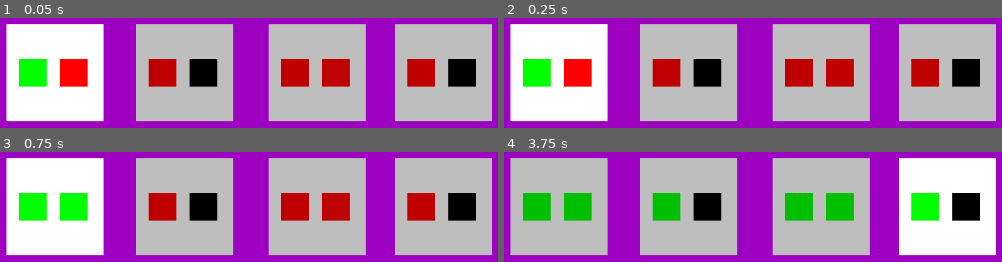
Above: before the commit, frames 1-4 (two rows, left to right).
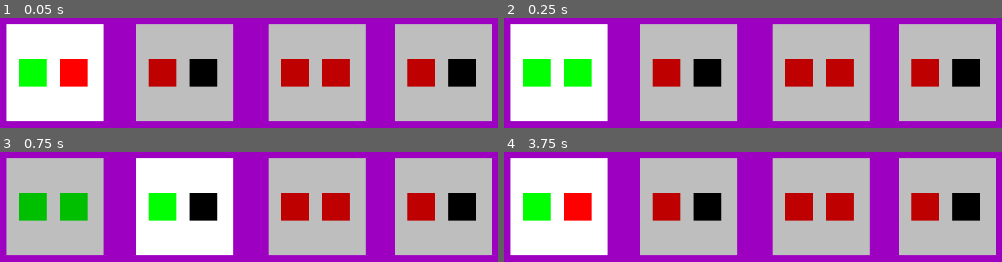
Above: after the commit, the same moments.

Repository: firesmoker/rhythmcards
Game: Godot game, scene res://game.tscn
Two runs of this game, one before a commit and one after it. Both use one fixed random seed, a clock stepped at 60 frames per second and the inputs below.
Inputs:
- Up to frame 1 (0.05 s): no input
- Up to frame 2 (0.25 s): no input
- Up to frame 3 (0.75 s): no input
- Up to frame 4 (3.75 s): tap Enter at 3.5 s

Frame 1 is identical in both runs. In frame 2, 1.4% of the frame differs, in the area x 12-18%, y 37-63%; in frame 3, 33%; in frame 4, 37%, in the area x 1-99%, y 5-94%.

Commit message:
play music, synced music position to current round

Diff:
--- a/game.tscn
+++ b/game.tscn
@@ -1,7 +1,8 @@
-[gd_scene load_steps=5 format=3 uid="uid://c386ovsjclktc"]
+[gd_scene load_steps=6 format=3 uid="uid://c386ovsjclktc"]
 
 [ext_resource type="Script" uid="uid://j3wnbwulmccx" path="res://scripts/game.gd" id="1_80nbo"]
 [ext_resource type="PackedScene" uid="uid://degsnrielqyat" path="res://scenes/note_card.tscn" id="2_e2o6t"]
+[ext_resource type="AudioStream" uid="uid://dn6wwh6tih3ey" path="res://music/badguy_135_full.wav" id="3_feb5d"]
 
 [sub_resource type="StyleBoxFlat" id="StyleBoxFlat_e2o6t"]
 bg_color = Color(0.616551, 0.001236, 0.758741, 1)
@@ -47,4 +48,8 @@
 notes = Array[float]([0.25])
 beat_num = 4
 
+[node name="MusicPlayer" type="AudioStreamPlayer" parent="."]
+stream = ExtResource("3_feb5d")
+
 [connection signal="beat_signal" from="." to="." method="_on_beat_signal"]
+[connection signal="round_changed" from="." to="." method="_on_round_changed"]
--- a/scripts/game.gd
+++ b/scripts/game.gd
@@ -1,4 +1,6 @@
 class_name Game extends Control
+@onready var music_player: AudioStreamPlayer = $MusicPlayer
+
 var one_beat_duration: float = 1
 var one_beat_value: float = 0.25
 var one_beat_duration_counter: float = 0
@@ -9,16 +11,22 @@
 var tempo: float = 60
 var round_duration: float
 var elapsed_round_time: float = 0
+var round_num: float:
+	set(value):
+		round_num = value
+		if not music_player.playing and round_num >= 0:
+			music_player.play(round_num*round_duration)
 #@export var note_cards: Array[Panel]
 #@onready var note_card_1: Panel = $CanvasLayer/NoteCard1
 signal beat_signal
 signal round_changed
 
 func _ready() -> void:
-	one_beat_duration = tempo / 60
+	one_beat_duration = tempo / 135
 	print(one_beat_duration)
 	number_of_beats_in_round = time_signature * number_of_bars
 	round_duration = number_of_beats_in_round * one_beat_duration
+	round_num = -1
 	emit_signal("round_changed")
 	emit_signal("beat_signal",beat_num)
 
@@ -57,3 +65,7 @@
 		#note_cards[card_num].active = true
 	#else:
 		#push_error("no card with num " + str(card_num))
+
+
+func _on_round_changed() -> void:
+	round_num += 1
--- a/scripts/note_card.gd
+++ b/scripts/note_card.gd
@@ -5,8 +5,8 @@
 @export var notes: Array[float]
 var notes_dictionary: Dictionary
 enum note_status_types {ACTIVE,MISSED,PLAYED,PLAYED_BAD,INACTIVE}
-var note_timings: Array[float]
-var notes_triggered: Array[bool]
+#var note_timings: Array[float]
+#var notes_triggered: Array[bool]
 var active_note_num: int = -1
 var active: bool:
 	set(value):
@@ -67,14 +67,14 @@
 	#for note in notes:
 		#notes_triggered.append(false)
 
-func automatic_note_play(time: float) -> void:
-	var count: int = 0
-	for note_timing: float in note_timings:
-		if not notes_triggered[count]:
-			if time >= note_timing:
-				print("triggerd " + str(note_timing))
-				notes_triggered[count] = true
-		count += 1
+#func automatic_note_play(time: float) -> void:
+	#var count: int = 0
+	#for note_timing: float in note_timings:
+		#if not notes_triggered[count]:
+			#if time >= note_timing:
+				#print("triggerd " + str(note_timing))
+				#notes_triggered[count] = true
+		#count += 1
 
 func autoplay(time: float) -> void:
 	for i in range(notes_dictionary.size()):
@@ -89,21 +89,21 @@
 		#automatic_note_play(game.elapsed_round_time)
 		autoplay(game.elapsed_round_time)
 
-func set_note_timings(notes_array: Array = notes) -> void:
-	note_timings.clear()
-	var time_before_card_starts: float = game.one_beat_duration * (beat_num-1)
-	var count: int = 0
-	for note in notes_array:
-		var current_note_duration: float = note * game.one_beat_duration / game.one_beat_value
-		var previous_note_timing: float = 0
-		if count == 0:
-			note_timings.append(time_before_card_starts)
-		elif count > 0:
-			previous_note_timing = note_timings[count - 1]
-			note_timings.append(previous_note_timing + current_note_duration)
-		count += 1
-		print("for card " + str(name) + " note " + str(count) + " timing is " + str(note_timings[count - 1]))
-	reset_note_triggers()
+#func set_note_timings(notes_array: Array = notes) -> void:
+	#note_timings.clear()
+	#var time_before_card_starts: float = game.one_beat_duration * (beat_num-1)
+	#var count: int = 0
+	#for note in notes_array:
+		#var current_note_duration: float = note * game.one_beat_duration / game.one_beat_value
+		#var previous_note_timing: float = 0
+		#if count == 0:
+			#note_timings.append(time_before_card_starts)
+		#elif count > 0:
+			#previous_note_timing = note_timings[count - 1]
+			#note_timings.append(previous_note_timing + current_note_duration)
+		#count += 1
+		#print("for card " + str(name) + " note " + str(count) + " timing is " + str(note_timings[count - 1]))
+	#reset_note_triggers()
 
 func toggle_by_beat(round_beat: int) -> void:
 	if round_beat == beat_num:
@@ -111,13 +111,10 @@
 	else:
 		active = false
 
-func reset_note_triggers_dictionary() -> void:
-	pass
-
-func reset_note_triggers() -> void:
-	notes_triggered.clear()
-	for note in notes:
-		notes_triggered.append(false)
+#func reset_note_triggers() -> void:
+	#notes_triggered.clear()
+	#for note in notes:
+		#notes_triggered.append(false)
 
 func toggle_highlight(toggle: bool) -> void:
 	if toggle:
Not shown, added: music/badguy_135_full.wav.import
Not shown, added: music/badguy_135_full.wav
